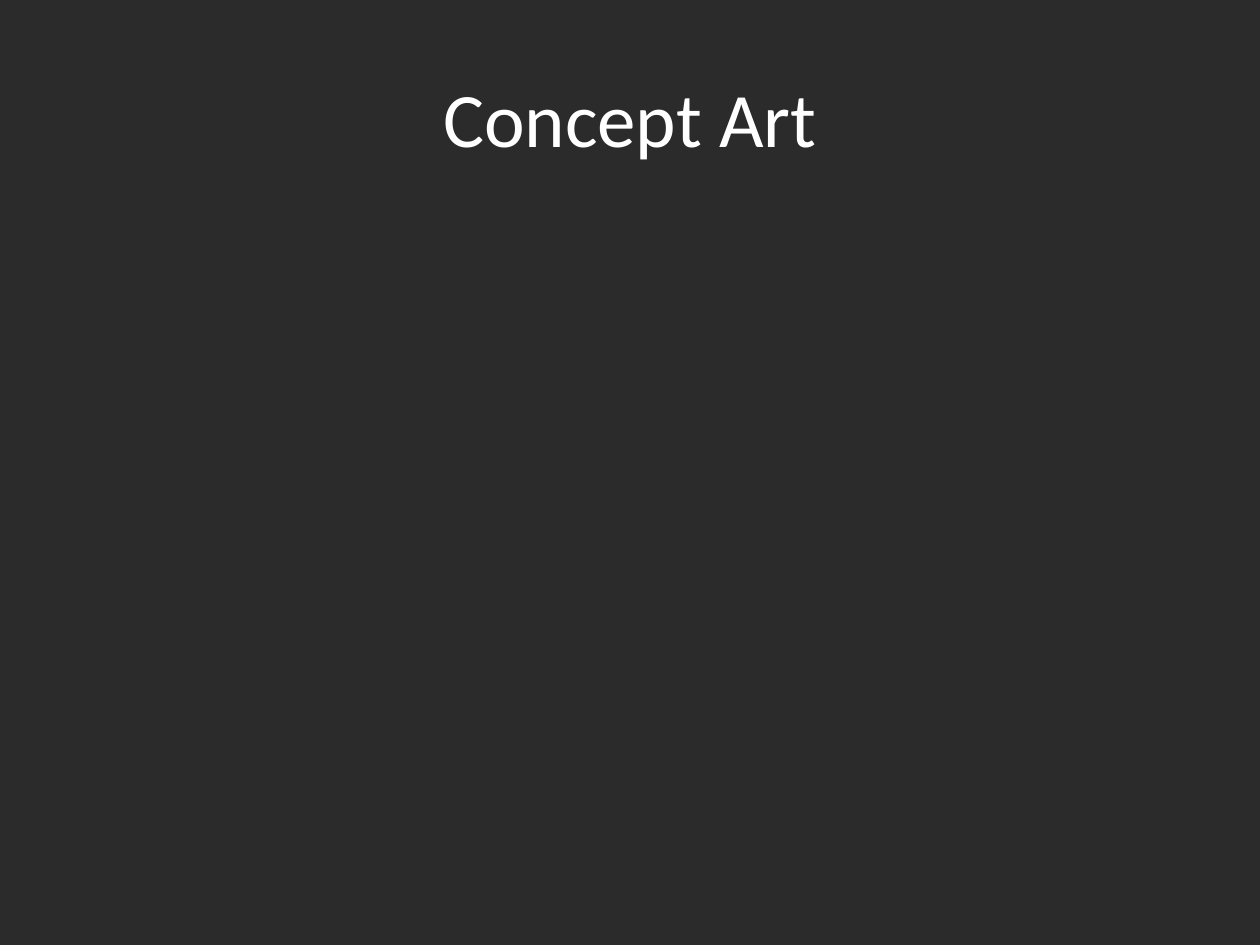
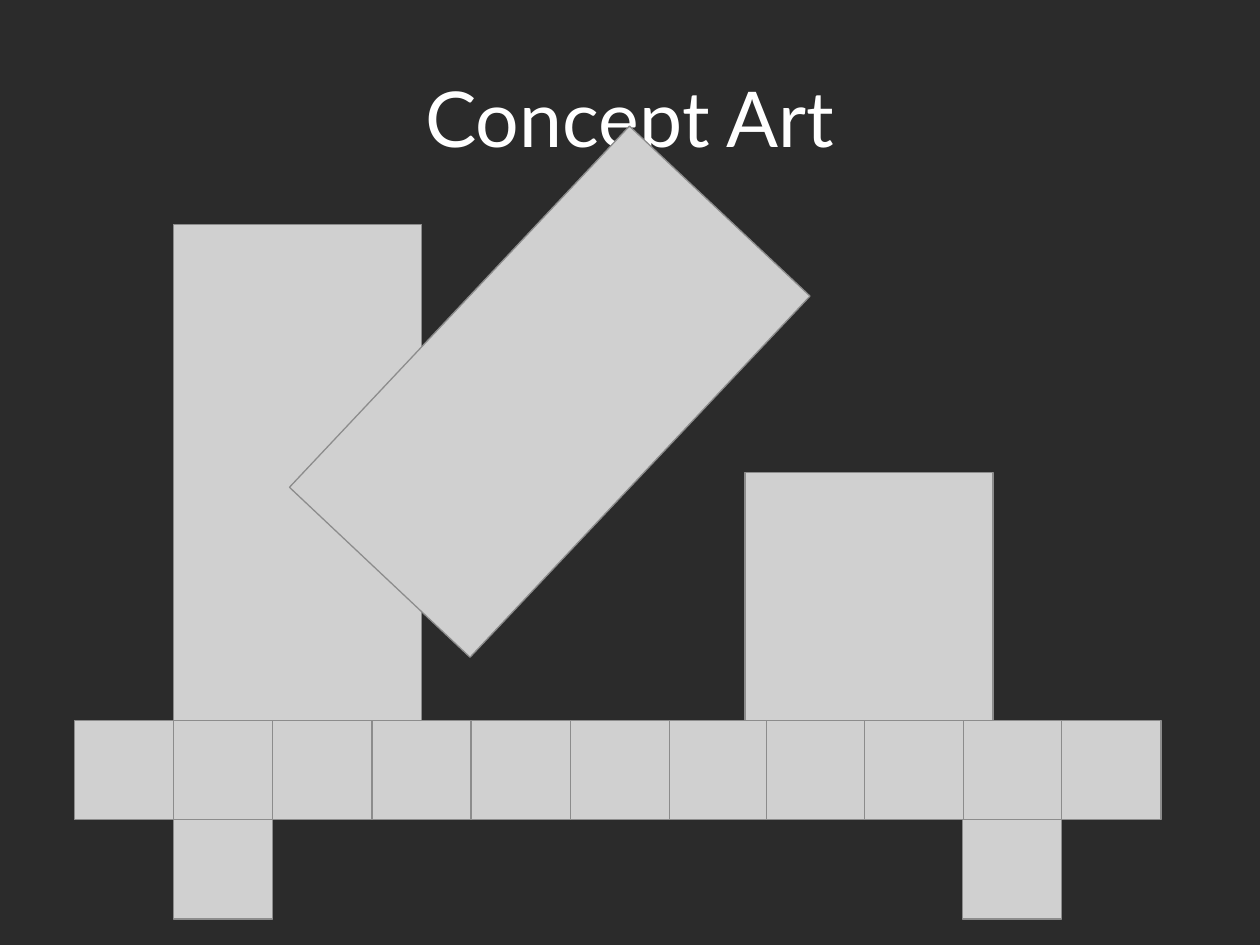
Before and after one commit to Assertores/HammerMan, a slide deck: slide 6 of Documentation/Hammer Man.pptx. Drawn at 1260x945 pixels with LibreOffice and Linux fonts; fonts in the diff are those of the drawing; grey boxes stand for pictures; background and template pictures are left out; a plain dark background stands for a picture behind light text. Boxes give left, top, right and bottom in pixels: in the first picture for what was removed or moved away, otherwise in the second. Text is boxed around its words. In the diff, an @@ line names an element or a change of style, - is before the commit and + after.

Commit message:
Changed Fonts in PPP

```diff
--- a/Documentation/Hammer Man.pptx
+++ b/Documentation/Hammer Man.pptx
@@ title "Concept Art" at (x1=425, y1=91, x2=835, y2=160): font Calibri to Lato @@
@@ picture added at (x1=289, y1=126, x2=811, y2=658) @@
@@ picture added at (x1=174, y1=224, x2=422, y2=721) @@
@@ picture added at (x1=745, y1=472, x2=993, y2=721) @@
@@ picture added at (x1=74, y1=721, x2=174, y2=820) @@
@@ picture added at (x1=174, y1=721, x2=273, y2=820) @@
@@ picture added at (x1=272, y1=721, x2=372, y2=820) @@
@@ picture added at (x1=372, y1=721, x2=471, y2=820) @@
@@ picture added at (x1=471, y1=721, x2=571, y2=820) @@
@@ picture added at (x1=571, y1=721, x2=670, y2=820) @@
@@ picture added at (x1=669, y1=721, x2=769, y2=820) @@
@@ picture added at (x1=766, y1=721, x2=866, y2=820) @@
@@ picture added at (x1=864, y1=721, x2=964, y2=820) @@
@@ picture added at (x1=964, y1=721, x2=1063, y2=820) @@
@@ picture added at (x1=1062, y1=721, x2=1162, y2=820) @@
@@ picture added at (x1=174, y1=820, x2=273, y2=920) @@
@@ picture added at (x1=963, y1=820, x2=1062, y2=920) @@
```
Also in this commit, not shown: 11 other slides changed.
